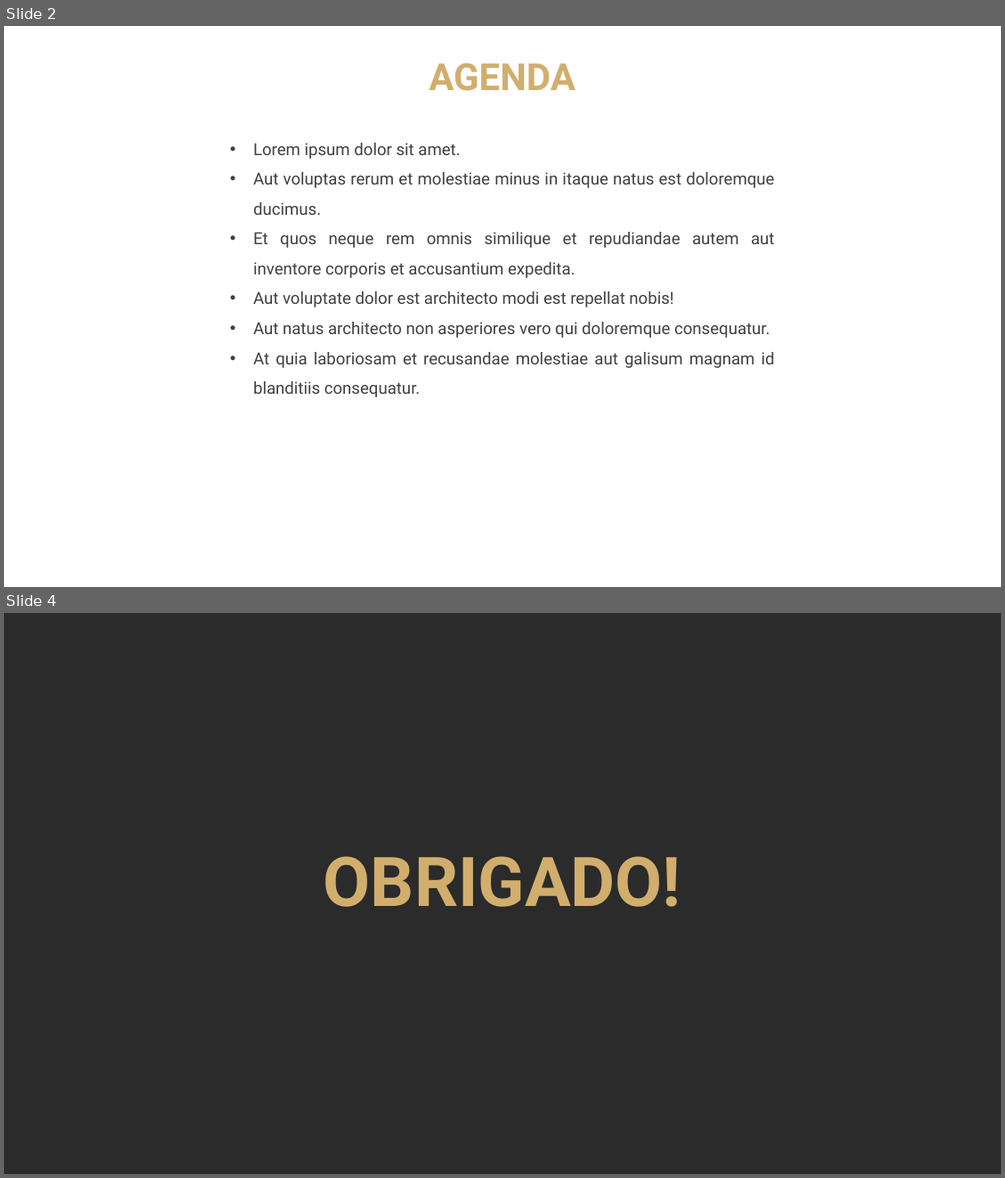
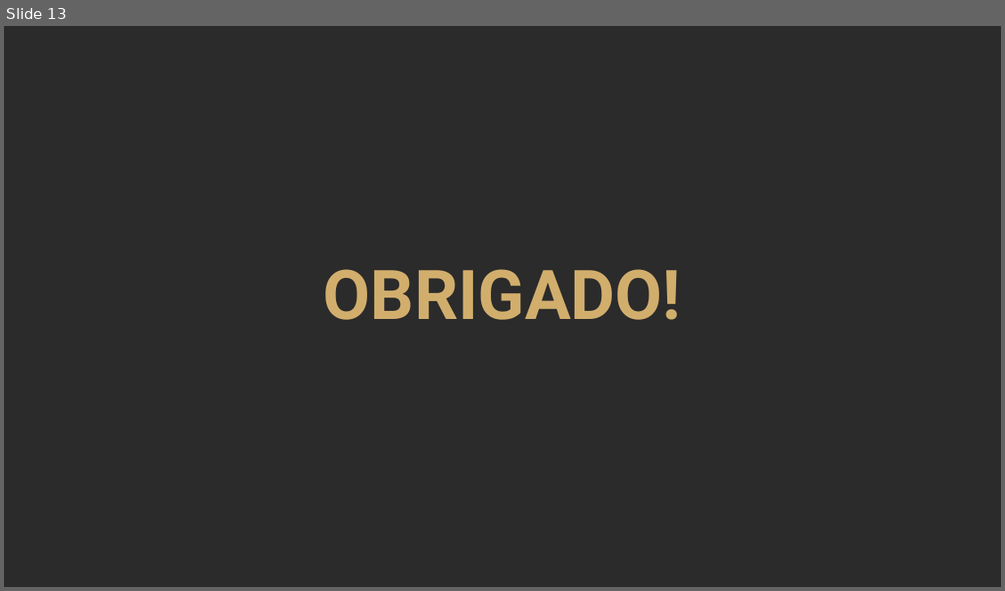
Before and after one commit to MicaelCosta/Observability, a slide deck: infra/template_apresentacao_autoware.pptx. Shown one above the other, each under a label of ours: slides 2 and 4 before the commit, slide 13 after it; the slides between them are not shown. The pictures are 1005x1178 and 1005x591 pixels, drawn with LibreOffice and Linux fonts; fonts in the diff are those of the drawing; background and template pictures are left out; a plain dark background stands for a picture behind light text. Boxes give left, top, right and bottom in pixels: in the first picture for what was removed or moved away, otherwise in the second. Text is boxed around its words. In the diff, an @@ line names an element or a change of style, - is before the commit and + after.

```diff
--- a/infra/template_apresentacao_autoware.pptx
+++ b/infra/template_apresentacao_autoware.pptx
@@ slide 2 removed at (4,26,1001,587), background picture (left out) @@
@@ text removed at (429,62,575,91) @@
-AGENDA
@@ text removed at (253,143,775,397) @@
-• Lorem ipsum dolor sit amet.
-• Aut voluptas rerum et molestiae minus in itaque natus est doloremque ducimus.
-• Et quos neque rem omnis similique et repudiandae autem aut inventore corporis et accusantium expedita.
-• Aut voluptate dolor est architecto modi est repellat nobis!
-• Aut natus architecto non asperiores vero qui doloremque consequatur.
-• At quia laboriosam et recusandae molestiae aut galisum magnam id blanditiis consequatur.
@@ what was slide 4 is now slide 13 @@
```
Also in this commit, not shown: 1 slide changed, 11 slides added, 1 other slide removed, 1 other file.
